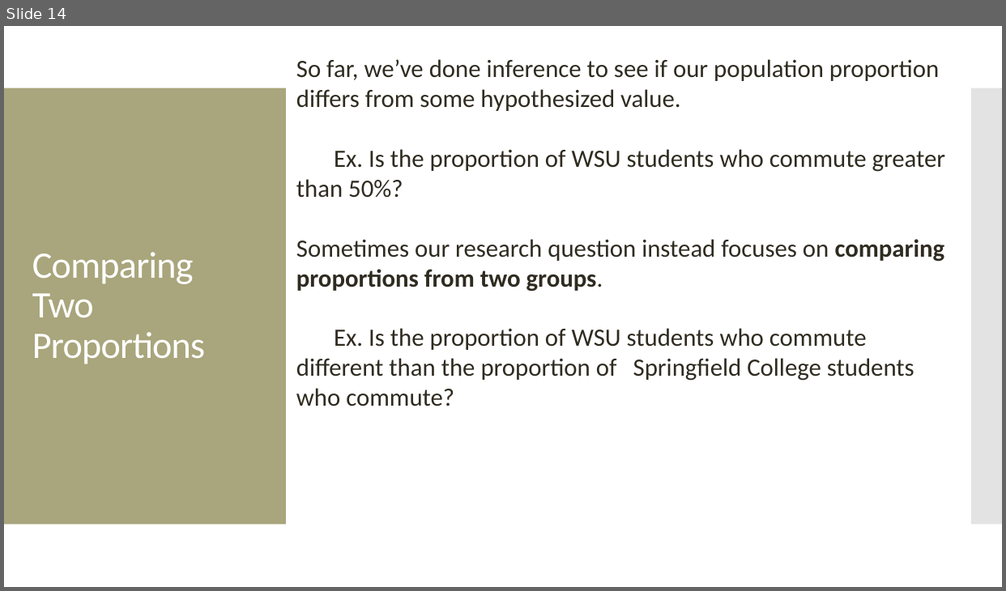
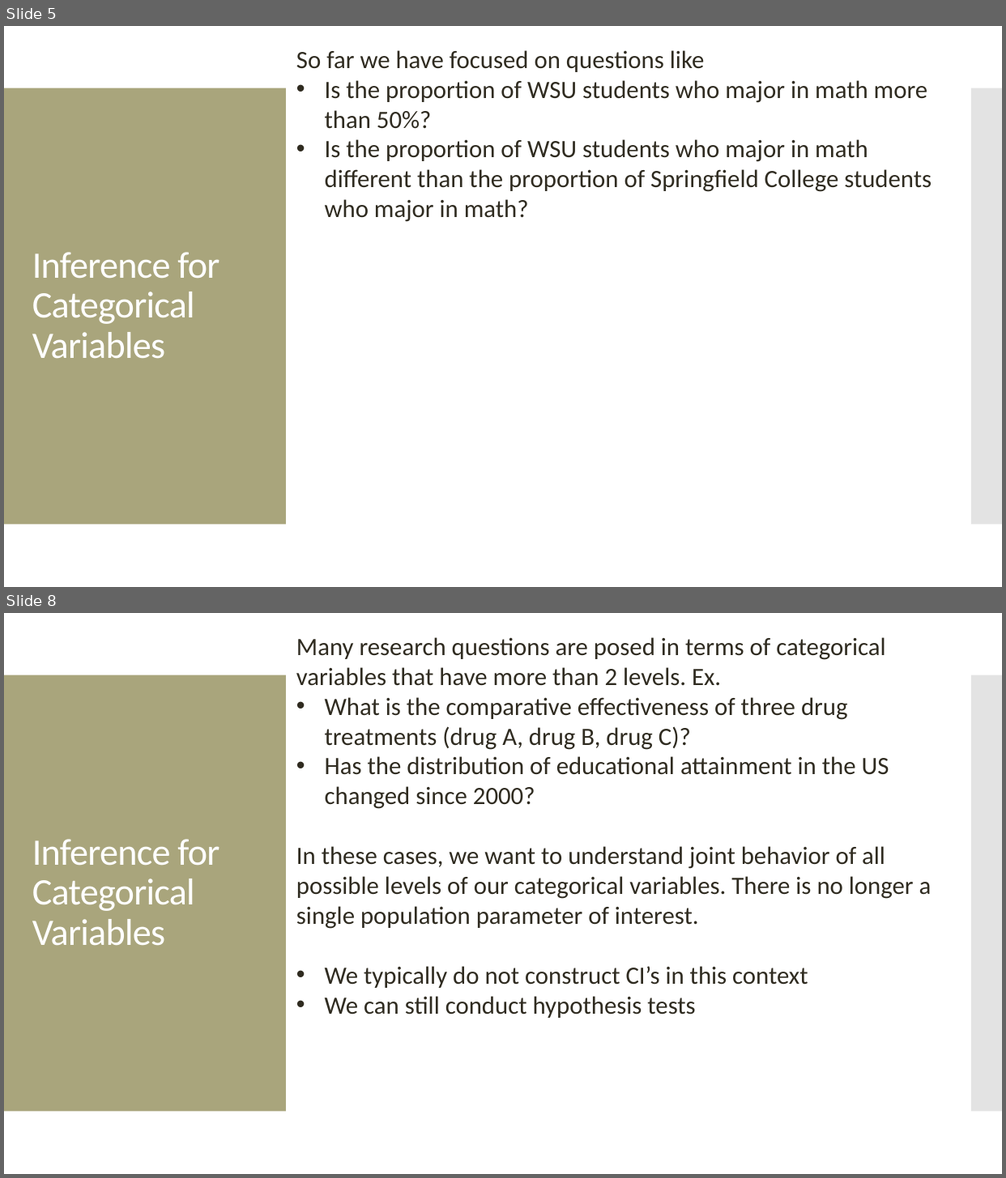
Before and after one commit to amosca01/MATH108-S24, a slide deck: slides/12-categorical-inference-pt2.pptx. Shown one above the other, each under a label of ours: slide 14 before the commit, slides 5 and 8 after it; the slides between them are not shown. The pictures are 1006x591 and 1006x1178 pixels, drawn with LibreOffice and Linux fonts; fonts in the diff are those of the drawing. Boxes give left, top, right and bottom in pixels: in the first picture for what was removed or moved away, otherwise in the second. Text is boxed around its words. In the diff, an @@ line names an element or a change of style, - is before the commit and + after.

```diff
--- a/slides/12-categorical-inference-pt2.pptx
+++ b/slides/12-categorical-inference-pt2.pptx
@@ slide 8 added at [4,613,1002,1174], background #FFFFFF; not listed: 2 template elements that a slide beside it also shows @@
@@ text added at [296,637,931,1018], 24 pt, text #2F2B20 @@
+Many research questions are posed in terms of categorical variables that have more than 2 levels. Ex.
+• What is the comparative effectiveness of three drug treatments (drug A, drug B, drug C)?
+• Has the distribution of educational attainment in the US changed since 2000?
+In these cases, we want to understand joint behavior of all possible levels of our categorical variables. There is no longer a single population parameter of interest.
+• We typically do not construct CI’s in this context
+• We can still conduct hypothesis tests
@@ title added at [32,839,219,946], 36 pt, text #FFFFFF @@
+Inference for Categorical Variables
@@ what was slide 14 is now slide 5 @@
@@ slide 5 changed as well @@
@@ text at [296,50,931,222]: text changed @@
-So far, we’ve done inference to see if our population proportion differs from some hypothesized value.
-Ex. Is the proportion of WSU students who commute greater than 50%?
-Sometimes our research question instead focuses on comparing proportions from two groups.
-Ex. Is the proportion of WSU students who commute different than the proportion of Springfield College students who commute?
+So far we have focused on questions like
+• Is the proportion of WSU students who major in math more than 50%?
+• Is the proportion of WSU students who major in math different than the proportion of Springfield College students who major in math?
@@ title at [32,252,219,359]: text changed @@
-Comparing Two Proportions
+Inference for Categorical Variables
```
Also in this commit, not shown: 4 other slides changed, 3 other slides added, 20 slides removed, 2 other files.
